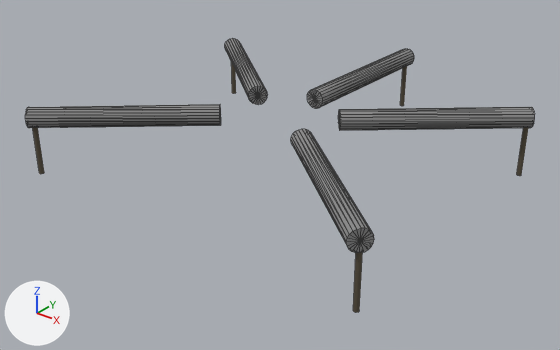
An edit to the OBJ model ProyectoFinal/ProyectoFinal/Models/Cuna/Giratorio1_cuna.obj, drawn before and after from the same camera.
Rendered twice from a 50 mm lens placed at (-0.118, -1.165, 3.546), pointed at (-0.812, -0.297, 3.009). Lighting does not change. The marker at lower left points along +X, +Y and +Z. Mesh edges are drawn as thin lines. Where no turn or scale is listed for an object, it has been applied to the vertices. Vertices at the same position are counted once.

Names of what the first picture shows: 'Giratorio1_cuna'.
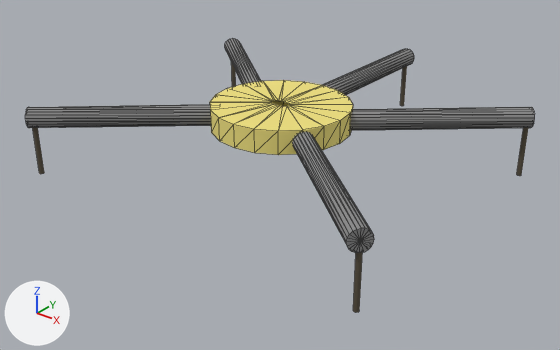
The newer file is also turned or shifted as a whole; pictures and numbers use the older file's frame.

Pixel boxes (x1, y1, x2, y2) of what changed, in the pictures (560 x 350 px):
part 1 of me_giratorio1_cuna, added (yellow): after (210, 80, 353, 155)

Patch to the scene script:
```diff
--- a/ProyectoFinal/ProyectoFinal/Models/Cuna/Giratorio1_cuna.obj.py
+++ b/ProyectoFinal/ProyectoFinal/Models/Cuna/Giratorio1_cuna.obj.py
@@ img_comb_png @@
+img_comb_png = load_image('comb.png', 'comb.png', 16, 16, 'sRGB')
@@ mat_lambert6sg @@
+mat_lambert6sg = principled_material('lambert6SG')
+mat_lambert6sg.texture = img_comb_png
+mat_lambert6sg.roughness = 1.0
@@ me_giratorio1_cuna @@
 # used by ob_giratorio1_cuna; location = (0.0, 0.0, 0.0)
-me_giratorio1_cuna.from_pydata(...)  # 427 vertices, 834 faces; spans x -1.113..-0.493, y -0.562..0.068, z 3.022..3.133
+me_giratorio1_cuna.from_pydata(...)  # 493 vertices, 939 faces; spans x -1.113..-0.493, y -0.562..0.068, z 3.022..3.134
+# me_giratorio1_cuna part 1: a new loose piece of 66 vertices spanning x -0.912..-0.695, y -0.412..-0.199, z 3.098..3.134, in mat_lambert6sg (picture img_comb_png)
 me_giratorio1_cuna.materials.append(mat_lambert7sg)
+me_giratorio1_cuna.materials.append(mat_lambert6sg)  # picture img_comb_png
```
